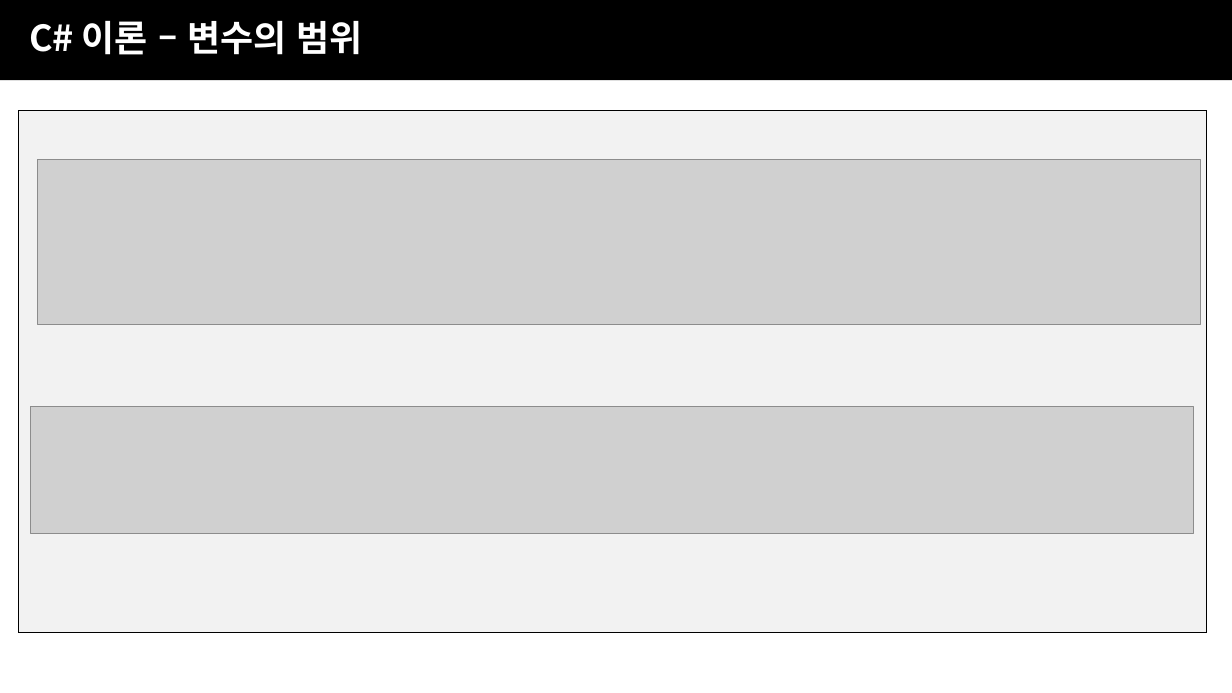
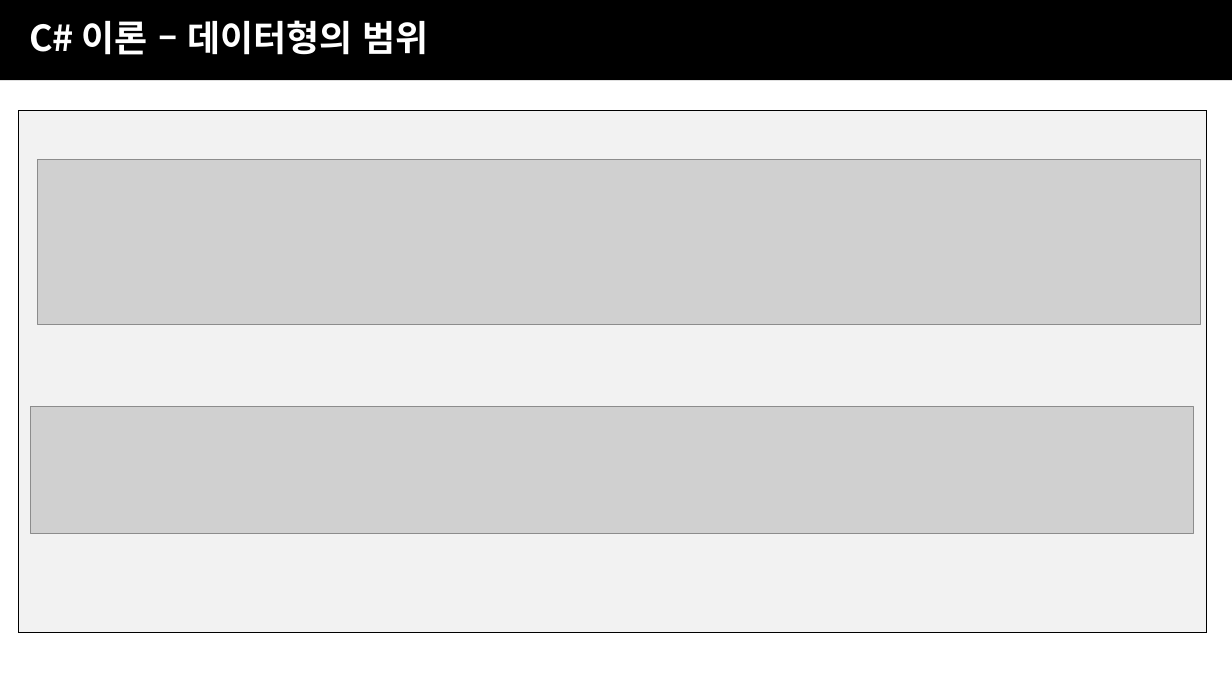
Before and after one commit to JJaery/SBSGameAcademy3, a slide deck: slide 18 of 2주차/SBS게임아카데미_UNITY주말4개월_2주차.pptx (slide 10 before the commit). Drawn at 1232x693 pixels with LibreOffice and Linux fonts; fonts in the diff are those of the drawing; grey boxes stand for pictures; background and template pictures are left out. Boxes give left, top, right and bottom in pixels: in the first picture for what was removed or moved away, otherwise in the second. Text is boxed around its words. In the diff, an @@ line names an element or a change of style, - is before the commit and + after.

```diff
--- a/2주차/SBS게임아카데미_UNITY주말4개월_2주차.pptx
+++ b/2주차/SBS게임아카데미_UNITY주말4개월_2주차.pptx
@@ text at (29, 20, 428, 55): text changed @@
-C# 이론 – 변수의 범위
+C# 이론 – 데이터형의 범위
```
Also in this commit, not shown: 18 other slides changed, 9 slides added.
